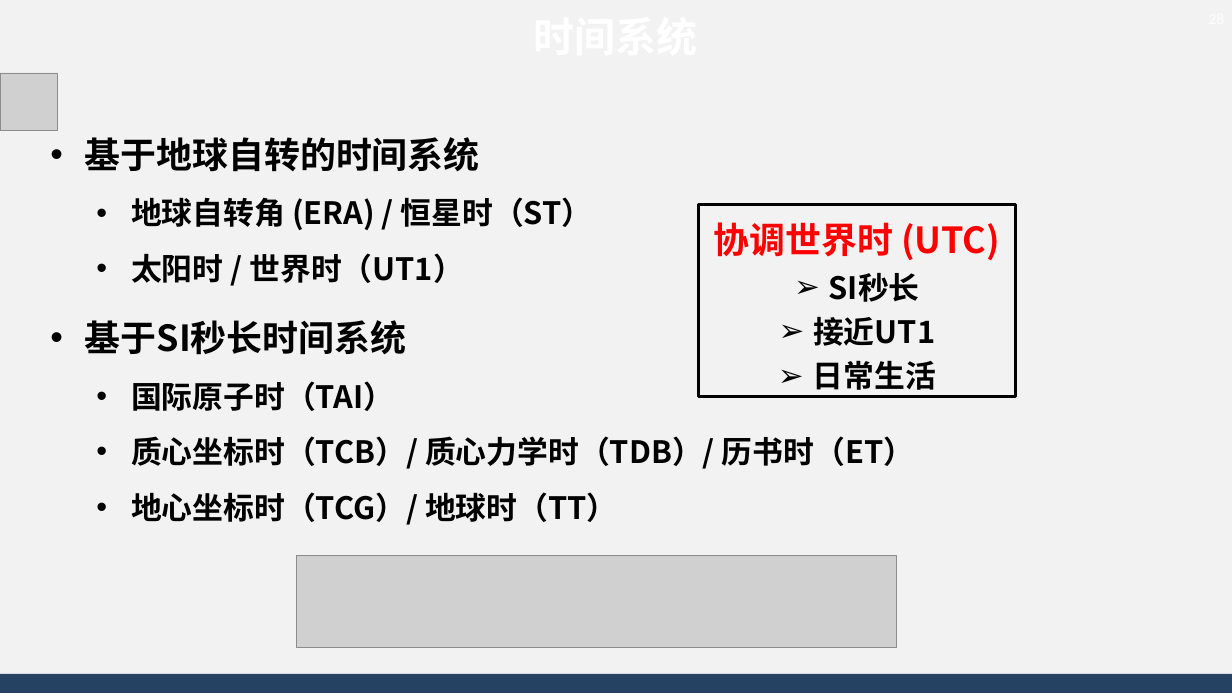
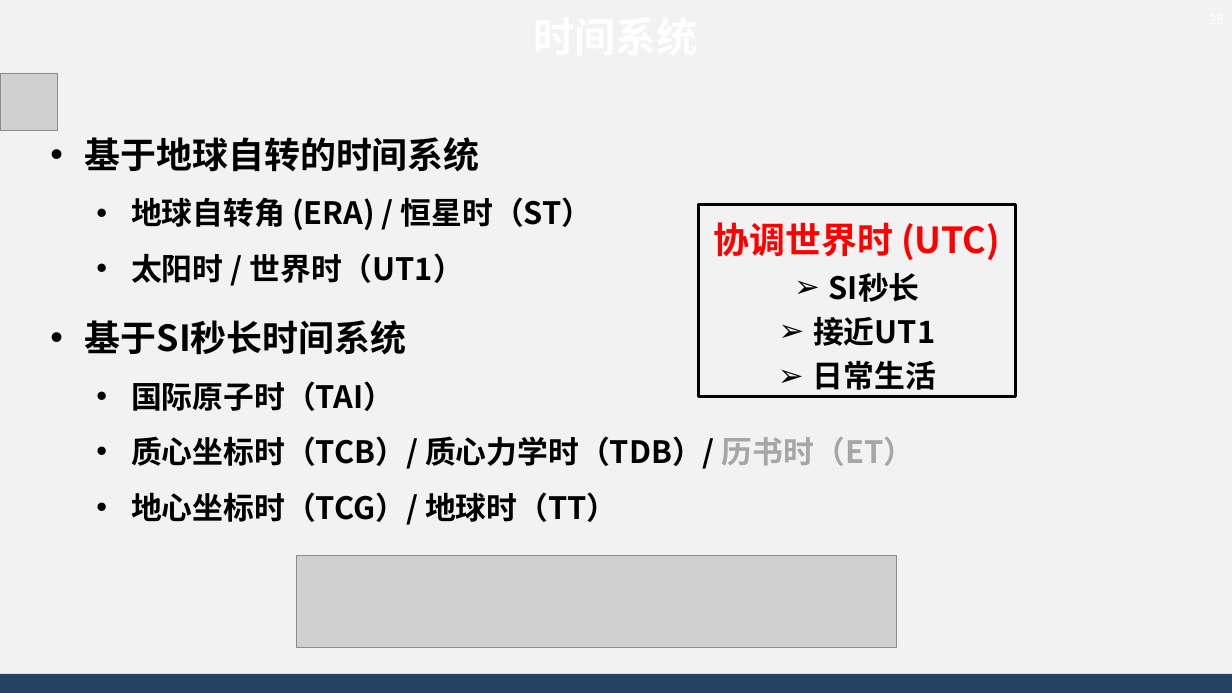
Before and after one commit to AsBackup/DAOSSA, a slide deck: slide 28 of 01 天球概念与时间系统.pptx. Drawn at 1232x693 pixels with LibreOffice and Linux fonts; fonts in the diff are those of the drawing; grey boxes stand for pictures; background and template pictures are left out. Boxes give left, top, right and bottom in pixels: in the first picture for what was removed or moved away, otherwise in the second. Text is boxed around its words. In the diff, an @@ line names an element or a change of style, - is before the commit and + after.

```diff
--- a/01 天球概念与时间系统.pptx
+++ b/01 天球概念与时间系统.pptx
@@ text at (131, 436, 914, 469): text colour #000000 to #A6A6A6 in "历书时（ET）" @@
```
Also in this commit, not shown: 7 other slides changed.
